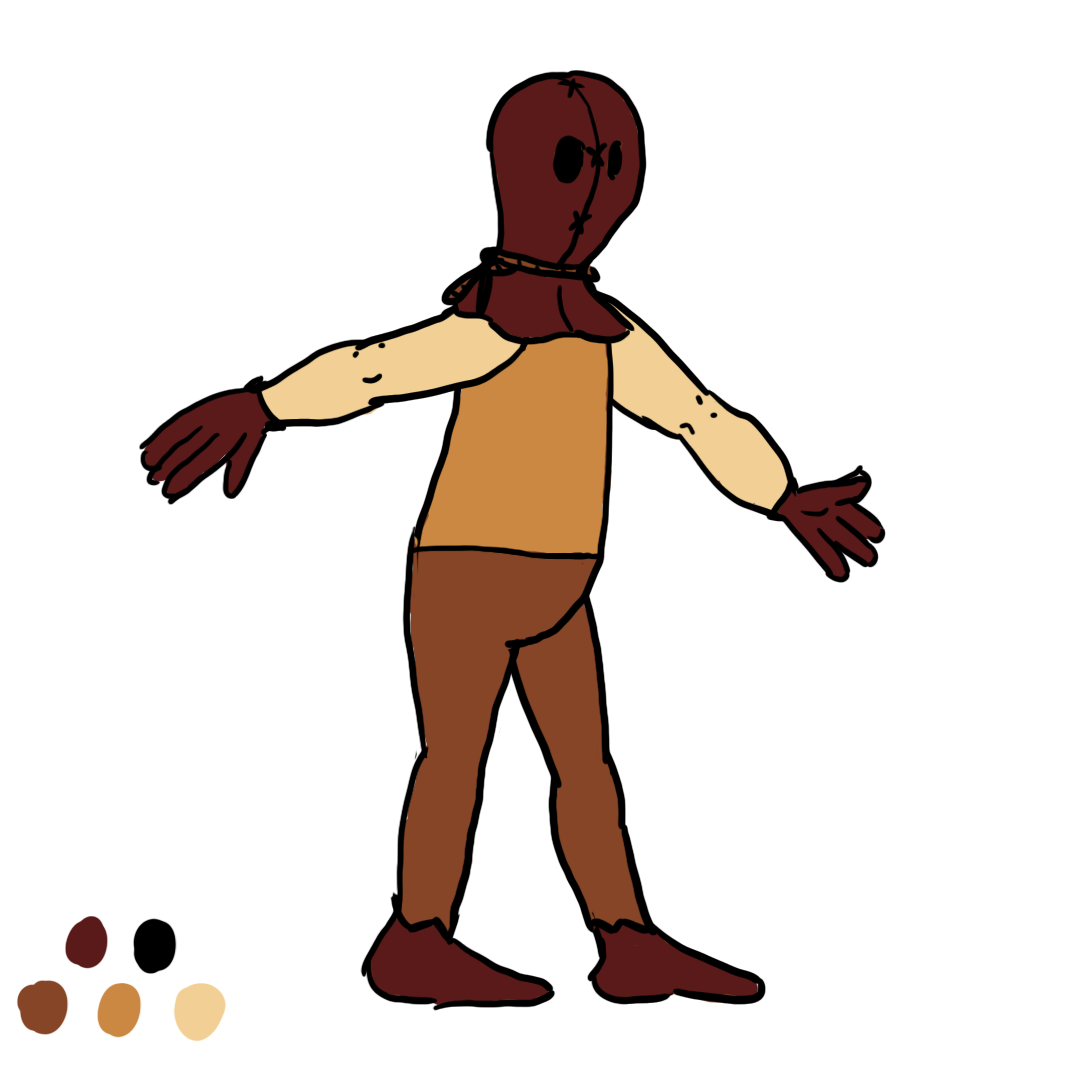
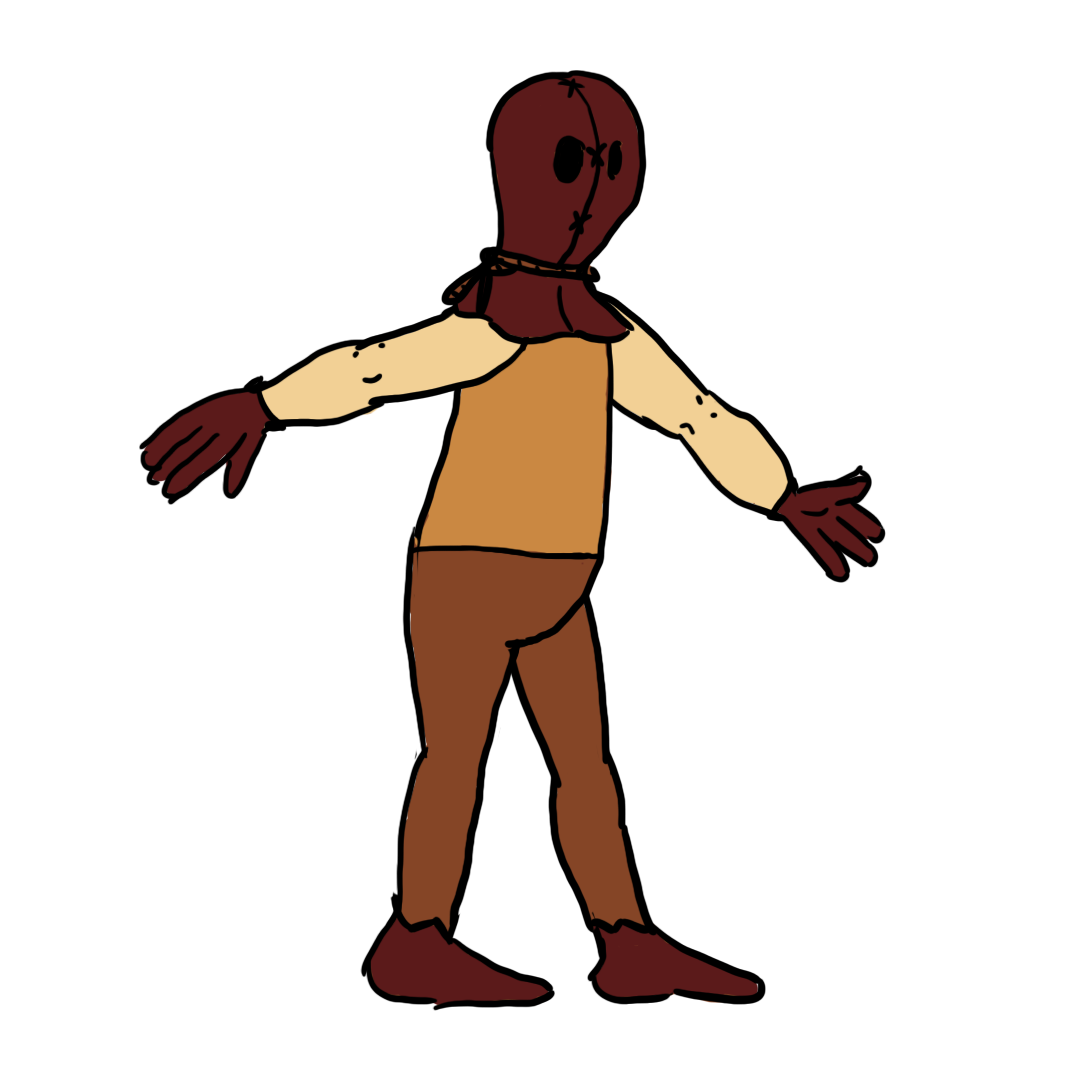
Layers edited between the first and the second 1080×1080 image:
removed layer "Layer 1" over [16, 916, 227, 1042]
